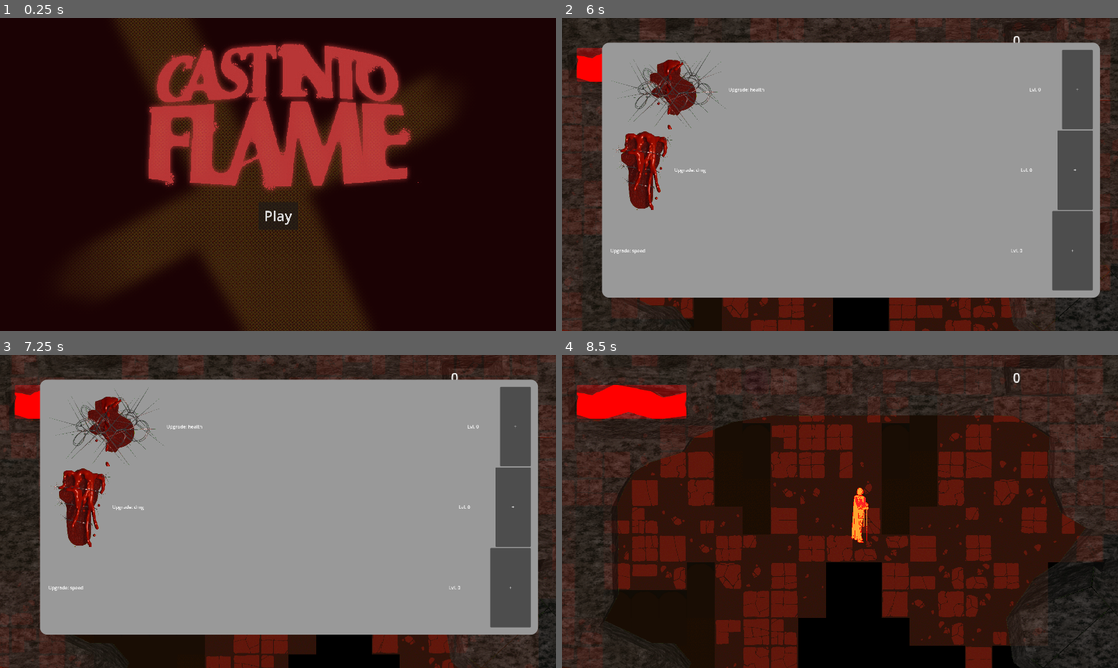
Above: before the commit, frames 1-4 (two rows, left to right).
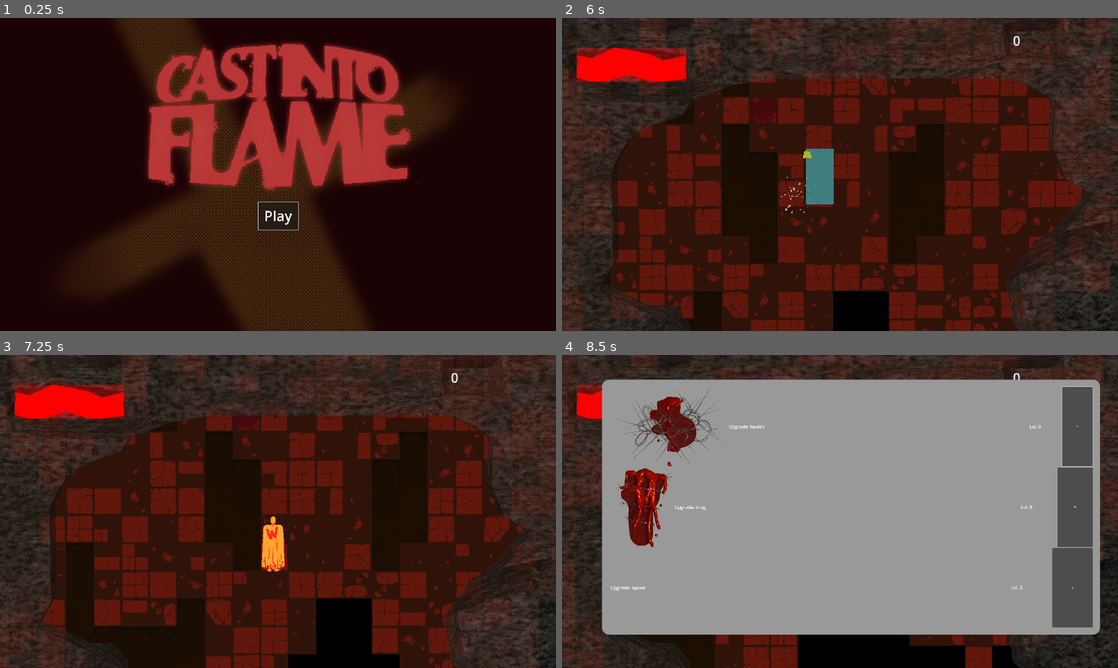
Above: after the commit, the same moments.

Repository: jible/capstone
Game: Godot game, scene res://scenes/testScenes/main_menu.tscn
Same seed, same stepped clock (60 frames per second), same inputs: the game is played once before the commit and once after it. The engine's default icon, where the game draws it, is replaced by a stand-in: a white triangle on a blue panel in a dark square.
Inputs (mouse positions are in pixels of both pictures, inside the frame that each line leads up to):
- Up to frame 1 (0.25 s): no input
- Up to frame 2 (6 s): click "Play" at 0.5 s; move the mouse to (962, 158) at 1.27 s; hold Right (right) 1.28-2.03 s; hold Space (attack) 1.28-2.03 s; move the mouse to (728, 190) at 2.02 s; hold Down (down) 2.03-2.78 s; tap Space (attack) at 2.1, 3.6, 5.85 s; move the mouse to (895, 105) at 2.77 s; hold Right (right) 2.78-3.53 s; hold Space (attack) 2.78-3.53 s; move the mouse to (812, 237) at 3.52 s; hold Tab (OpenUpgrades) 3.53-4.28 s; move the mouse to (1006, 221) at 4.27 s; hold Left (left) 4.28-5 s; hold Space (attack) 4.28-5 s; tap Escape (esc) at 4.9 s; click "Resume" at 5 s; move the mouse to (673, 127) at 5.77 s; hold Left (left) from 5.78 s (still down)
- Up to frame 3 (7.25 s): move the mouse to (305, 511) at 6.52 s; release Left (left) at 6.53 s; hold Down (down) from 6.53 s (still down)
- Up to frame 4 (8.5 s): move the mouse to (756, 433) at 7.27 s; release Down (down) at 7.28 s; hold Right (right) 7.28-8.03 s; move the mouse to (962, 495) at 8.02 s; hold Tab (OpenUpgrades) from 8.03 s (still down)

The runs differ from the first frame. In frame 1, less than 0.1% of the frame differs, in the area x 46-54%, y 58-68%; in frame 2, 73%, in the area x 7-97%, y 7-90%; in frame 3, 72%; in frame 4, 72%.

Commit message:
Controller UI navigation
added controller input for inventory and accept UI
added focus grabbing for ui navigation

Diff:
--- a/project.godot
+++ b/project.godot
@@ -53,6 +53,14 @@
 
 [input]
 
+ui_accept={
+"deadzone": 0.5,
+"events": [Object(InputEventKey,"resource_local_to_scene":false,"resource_name":"","device":0,"window_id":0,"alt_pressed":false,"shift_pressed":false,"ctrl_pressed":false,"meta_pressed":false,"pressed":false,"keycode":4194309,"physical_keycode":0,"key_label":0,"unicode":0,"location":0,"echo":false,"script":null)
+, Object(InputEventKey,"resource_local_to_scene":false,"resource_name":"","device":0,"window_id":0,"alt_pressed":false,"shift_pressed":false,"ctrl_pressed":false,"meta_pressed":false,"pressed":false,"keycode":4194310,"physical_keycode":0,"key_label":0,"unicode":0,"location":0,"echo":false,"script":null)
+, Object(InputEventKey,"resource_local_to_scene":false,"resource_name":"","device":0,"window_id":0,"alt_pressed":false,"shift_pressed":false,"ctrl_pressed":false,"meta_pressed":false,"pressed":false,"keycode":32,"physical_keycode":0,"key_label":0,"unicode":32,"location":0,"echo":false,"script":null)
+, Object(InputEventJoypadButton,"resource_local_to_scene":false,"resource_name":"","device":-1,"button_index":1,"pressure":0.0,"pressed":false,"script":null)
+]
+}
 up={
 "deadzone": 0.5,
 "events": [Object(InputEventKey,"resource_local_to_scene":false,"resource_name":"","device":-1,"window_id":0,"alt_press …(192 unchanged characters)…
@@ -120,6 +128,7 @@
 "deadzone": 0.5,
 "events": [Object(InputEventKey,"resource_local_to_scene":false,"resource_name":"","device":-1,"window_id":0,"alt_press …(195 unchanged characters)…
 , Object(InputEventJoypadButton,"resource_local_to_scene":false,"resource_name":"","device":-1,"button_index":4,"pressure":0.0,"pressed":true,"script":null)
+, Object(InputEventJoypadButton,"resource_local_to_scene":false,"resource_name":"","device":-1,"button_index":2,"pressure":0.0,"pressed":true,"script":null)
 ]
 }
 look_left={
--- a/scenes/prefabs/ui_elements/option_menu.tscn
+++ b/scenes/prefabs/ui_elements/option_menu.tscn
@@ -68,4 +68,5 @@
 layout_mode = 2
 text = "Back"
 
+[connection signal="draw" from="." to="." method="_on_draw"]
 [connection signal="pressed" from="VBoxContainer/BackButton" to="." method="_on_back_button_pressed"]
--- a/scenes/prefabs/ui_elements/pause_menu.tscn
+++ b/scenes/prefabs/ui_elements/pause_menu.tscn
@@ -48,6 +48,7 @@
 layout_mode = 1
 previous_menu = NodePath("../PauseMenu")
 
+[connection signal="draw" from="PauseMenu" to="." method="_on_pause_menu_draw"]
 [connection signal="pressed" from="PauseMenu/VBoxContainer/OptionsToggle" to="." method="_on_options_toggle_pressed"]
 [connection signal="pressed" from="PauseMenu/VBoxContainer/ResumeToggle" to="." method="_on_resume_toggle_pressed"]
 [connection signal="pressed" from="PauseMenu/VBoxContainer/QuitToggle" to="." method="_on_quit_toggle_pressed"]
--- a/scenes/prefabs/ui_elements/stat_upgrade.tscn
+++ b/scenes/prefabs/ui_elements/stat_upgrade.tscn
@@ -30,4 +30,6 @@
 size_flags_stretch_ratio = 2.18
 text = "+"
 
+[connection signal="draw" from="." to="." method="_on_draw"]
+[connection signal="focus_entered" from="." to="." method="_on_focus_entered"]
 [connection signal="pressed" from="Button" to="." method="_on_stat_increased"]
--- a/scenes/prefabs/ui_elements/stat_upgrade_ui.tscn
+++ b/scenes/prefabs/ui_elements/stat_upgrade_ui.tscn
@@ -67,3 +67,7 @@
 stat_name = "speed"
 
 [node name="AudioStreamPlayer" type="AudioStreamPlayer" parent="."]
+
+[connection signal="draw" from="." to="." method="_on_draw"]
+
+[editable path="MarginContainer/Panel/MarginContainer/VBoxContainer/StatUpgrade"]
--- a/scripts/for_scenes/main_menu.gd
+++ b/scripts/for_scenes/main_menu.gd
@@ -2,6 +2,10 @@
 
 ## The scene to transition to when the player hits "Start"
 @export var path_to_scene : String = "res://scenes/limbo.tscn"
+@onready var play_button: Button = $"PlayButton"
+
+func _ready() -> void:
+	play_button.grab_focus()
 
 func _on_play_button_button_up() -> void:
 	## Switch to the next scene without interuppting a process
--- a/scripts/for_scenes/option_menu.gd
+++ b/scripts/for_scenes/option_menu.gd
@@ -1,7 +1,11 @@
 extends Control
 
 @export var previous_menu: Control
+@onready var remap_button: Button = $"VBoxContainer/RemapButton"
 
 func _on_back_button_pressed() -> void:
 	self.hide()
 	previous_menu.show()
+
+func _on_draw() -> void:
+	remap_button.grab_focus()
--- a/scripts/for_scenes/pause_menu.gd
+++ b/scripts/for_scenes/pause_menu.gd
@@ -2,11 +2,11 @@
 
 @onready var pause_menu: Control = $"PauseMenu"
 @onready var option_menu: Control = $"OptionMenu"
+@onready var option_toggle: Button = $"PauseMenu/VBoxContainer/OptionsToggle"
 
 # Called when the node enters the scene tree for the first time.
 func _ready() -> void:
 	visible = false
-	pass # Replace with function body.
 
 # Called every frame. 'delta' is the elapsed time since the previous frame.
 func _process(delta: float) -> void:
@@ -17,6 +17,7 @@
 		else:
 			visible = !visible
 			get_tree().paused = !get_tree().paused
+			SignalBus.game_resumed.emit()
 
 func _on_options_toggle_pressed() -> void:
 	pause_menu.hide()
@@ -26,6 +27,10 @@
 	#resume game, hide pause menu
 	get_tree().paused = false
 	self.hide()
+	SignalBus.game_resumed.emit()
 
 func _on_quit_toggle_pressed() -> void:
 	Globals.quit_game()
+
+func _on_pause_menu_draw() -> void:
+	option_toggle.grab_focus()
--- a/scripts/for_scenes/stat_upgrade_ui.gd
+++ b/scripts/for_scenes/stat_upgrade_ui.gd
@@ -1,14 +1,21 @@
 extends Control
 
-
 @export var speaker: AudioStreamPlayer
+@onready var focus_button: Button = $"MarginContainer/Panel/MarginContainer/VBoxContainer/StatUpgrade/Button"
 
 func _ready() -> void:
 	SignalBus.upgrade_success.connect(play_upgrade_success)
 	SignalBus.upgrade_fail.connect(play_upgrade_fail)
+	SignalBus.game_resumed.connect(focus_ui)
 
 func play_upgrade_success():
 	SoundManager.play_ui_sound(speaker, SoundManager.UISounds.UPG_SUCCESS)
 
 func play_upgrade_fail():
 	SoundManager.play_ui_sound(speaker, SoundManager.UISounds.UPG_FAIL)
+
+func _on_draw() -> void:
+	focus_ui()
+
+func focus_ui():
+	focus_button.grab_focus()
--- a/scripts/globals/signal_bus.gd
+++ b/scripts/globals/signal_bus.gd
@@ -18,3 +18,5 @@
 signal currency_changed()
 
 signal item_collected(type: String, amount)
+
+signal game_resumed()
